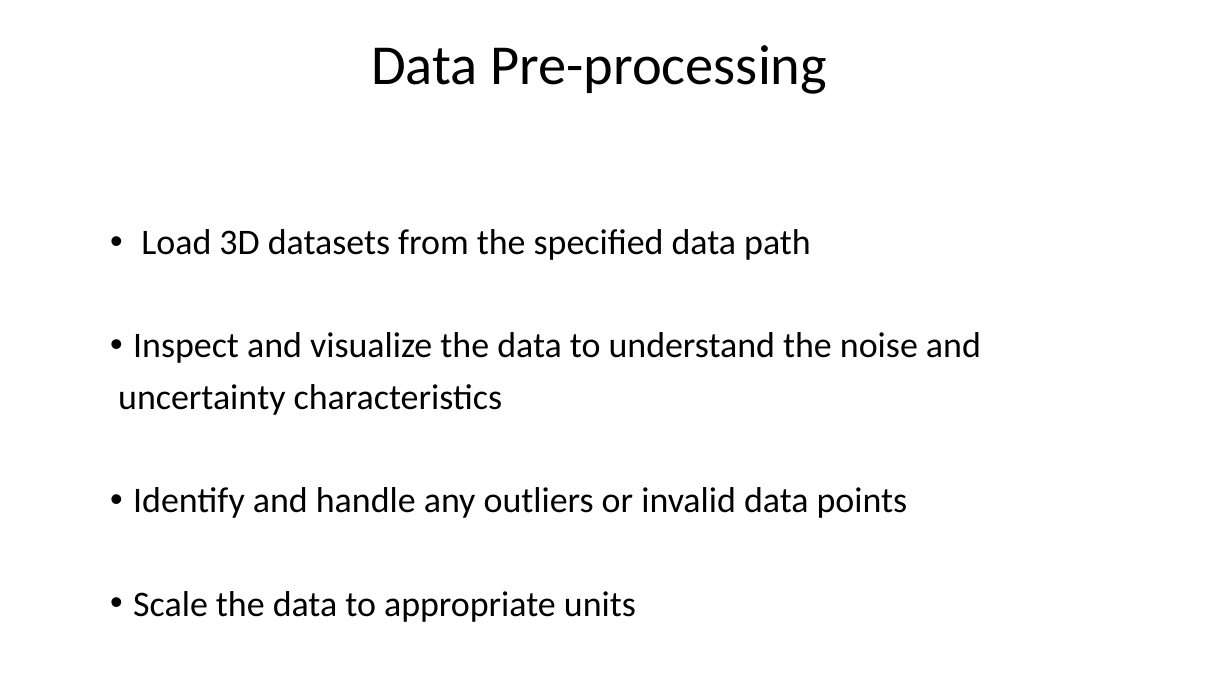
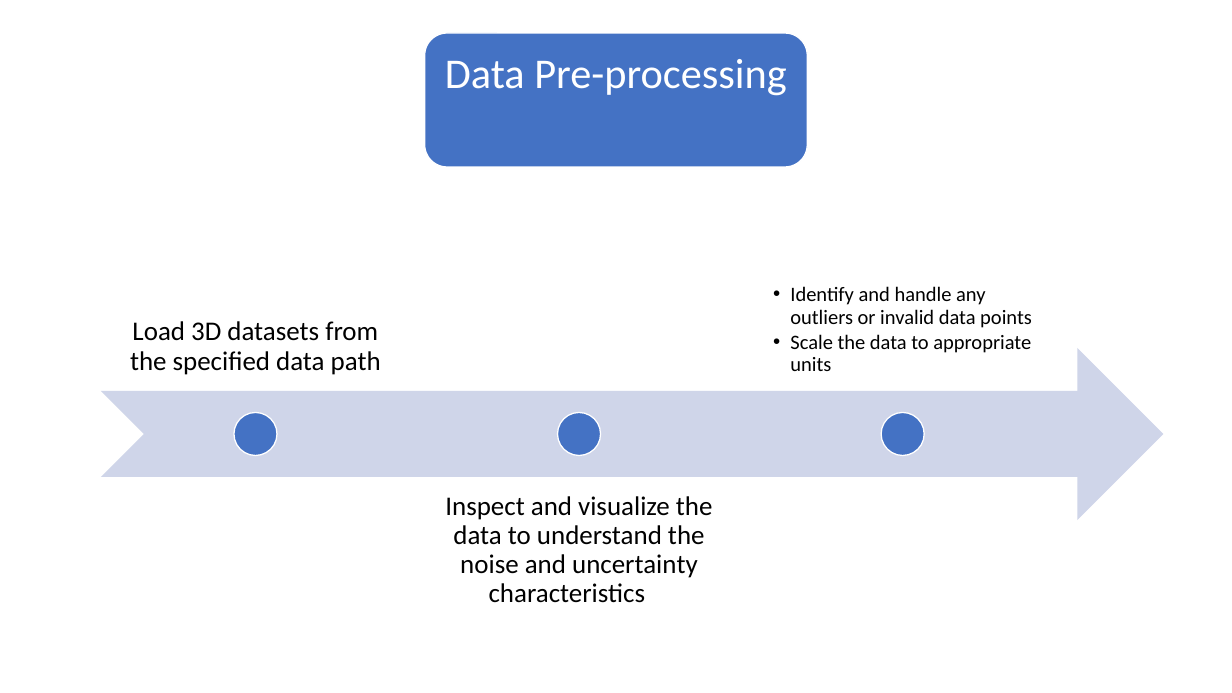
Before and after one commit to Carlglain/TanglaTec-internship, a slide deck: slide 3 of TANGLATEC internship project plan.pptx (slide 2 before the commit). Drawn at 1232x693 pixels with LibreOffice and Linux fonts; fonts in the diff are those of the drawing. Boxes give left, top, right and bottom in pixels: in the first picture for what was removed or moved away, otherwise in the second. Text is boxed around its words. In the diff, an @@ line names an element or a change of style, - is before the commit and + after.

```diff
--- a/TANGLATEC internship project plan.pptx
+++ b/TANGLATEC internship project plan.pptx
@@ rounded rectangle added at (425,33,808,167), fill #4472C4, outline #FFFFFF 1 pt @@
@@ text "Data Pre-processing": place and size @@
-text "Data Pre-processing" at (371,45,827,94)
+text "Data Pre-processing" at (445,59,786,96)
@@ text "Data Pre-processing" at (445,59,786,96): size 44 to 33 pt, text colour #000000 to #FFFFFF; alignment left to centre; more space between paragraphs @@
@@ text removed at (118,229,981,622) @@
-• Load 3D datasets from the specified data path
-• Inspect and visualize the data to understand the noise and
-uncertainty characteristics
-• Identify and handle any outliers or invalid data points
-• Scale the data to appropriate units
@@ group added at (101,286,1164,603): 3 texts, 3 ellipses, 1 notched right arrow @@
+Load 3D datasets from the specified data path
+Inspect and visualize the data to understand the noise and uncertainty characteristics
+  • Identify and handle any outliers or invalid data points
+  • Scale the data to appropriate units
```
Also in this commit, not shown: 1 other slide changed, 1 slide added, 3 other files.
